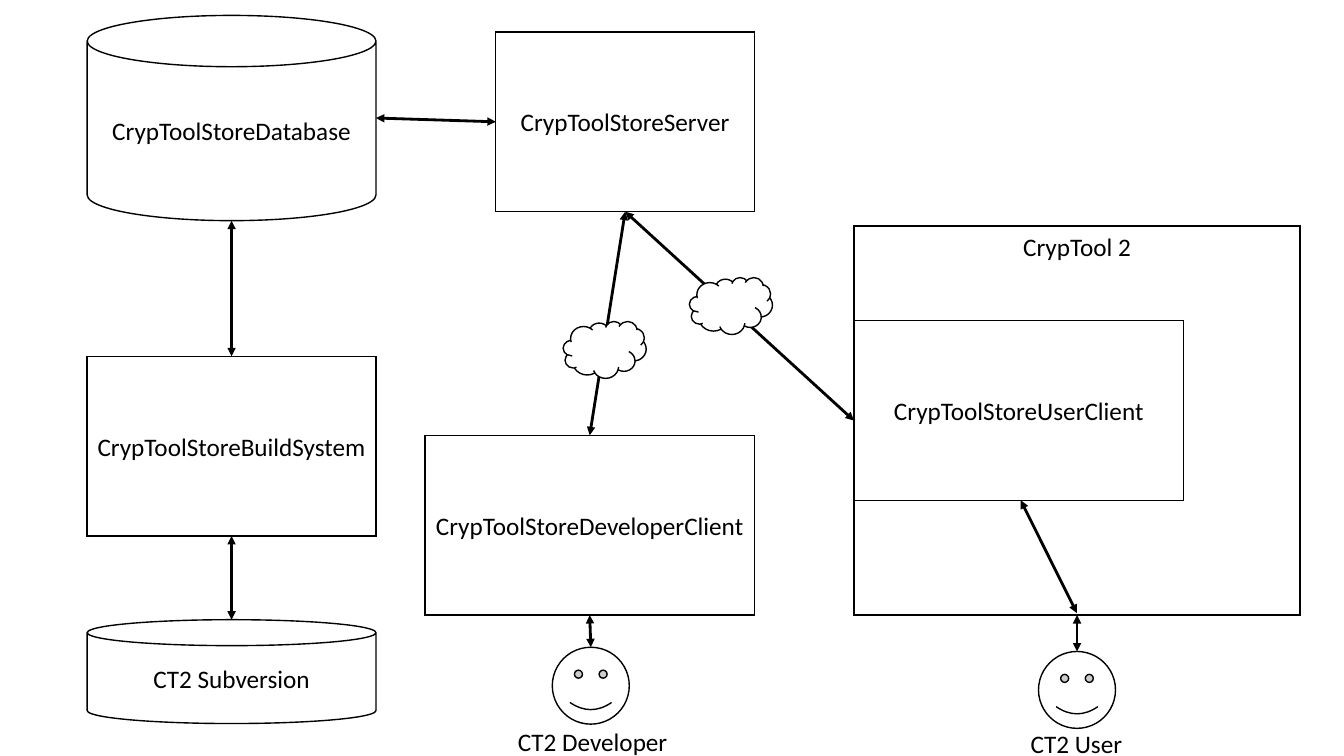
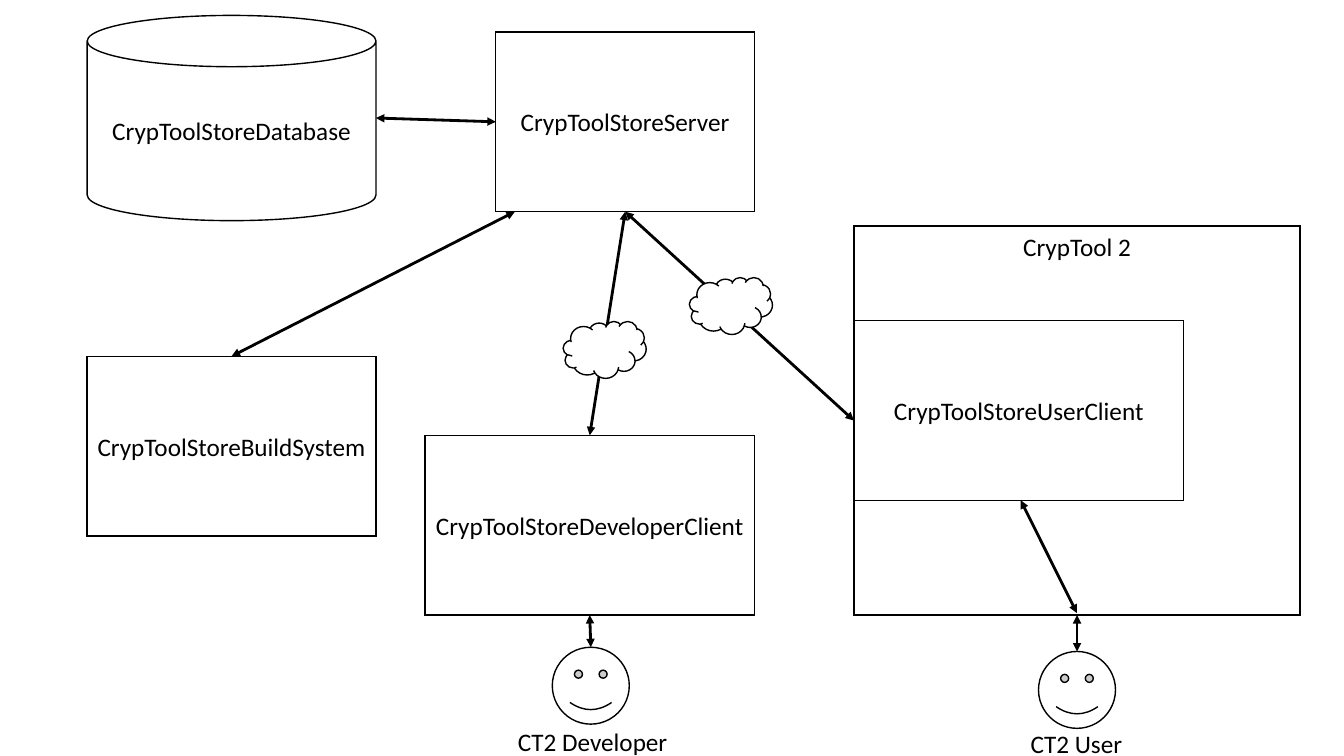
Before and after one commit to JarLob/CrypTool2, a slide deck: slide 1 of Documentation/ArchitectureAndDesign/CrypToolStore/CrypToolStoreArchitecture.pptx. Drawn at 1344x756 pixels with LibreOffice and Linux fonts; fonts in the diff are those of the drawing. Boxes give left, top, right and bottom in pixels: in the first picture for what was removed or moved away, otherwise in the second. Text is boxed around its words. In the diff, an @@ line names an element or a change of style, - is before the commit and + after.

```diff
--- a/Documentation/ArchitectureAndDesign/CrypToolStore/CrypToolStoreArchitecture.pptx
+++ b/Documentation/ArchitectureAndDesign/CrypToolStore/CrypToolStoreArchitecture.pptx
@@ double arrow moved from (232, 221) - (232, 356) to (515, 212) - (232, 356) @@
@@ double arrow removed from (232, 536) to (232, 620) @@
@@ cylinder removed at <box>87,620,375,724</box> @@
-CT2 Subversion
```
Also in this commit, not shown: 20 other files.
